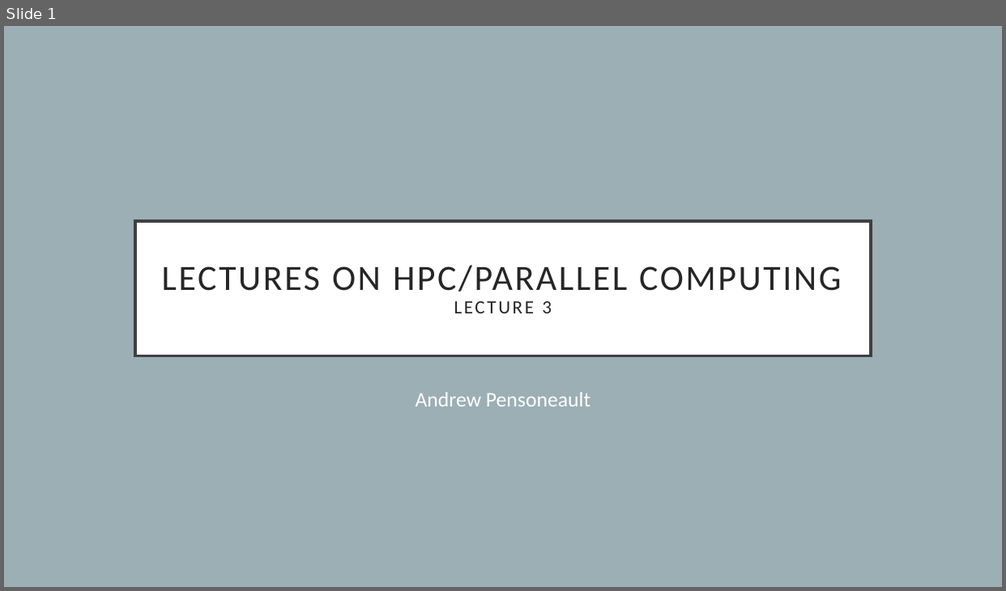
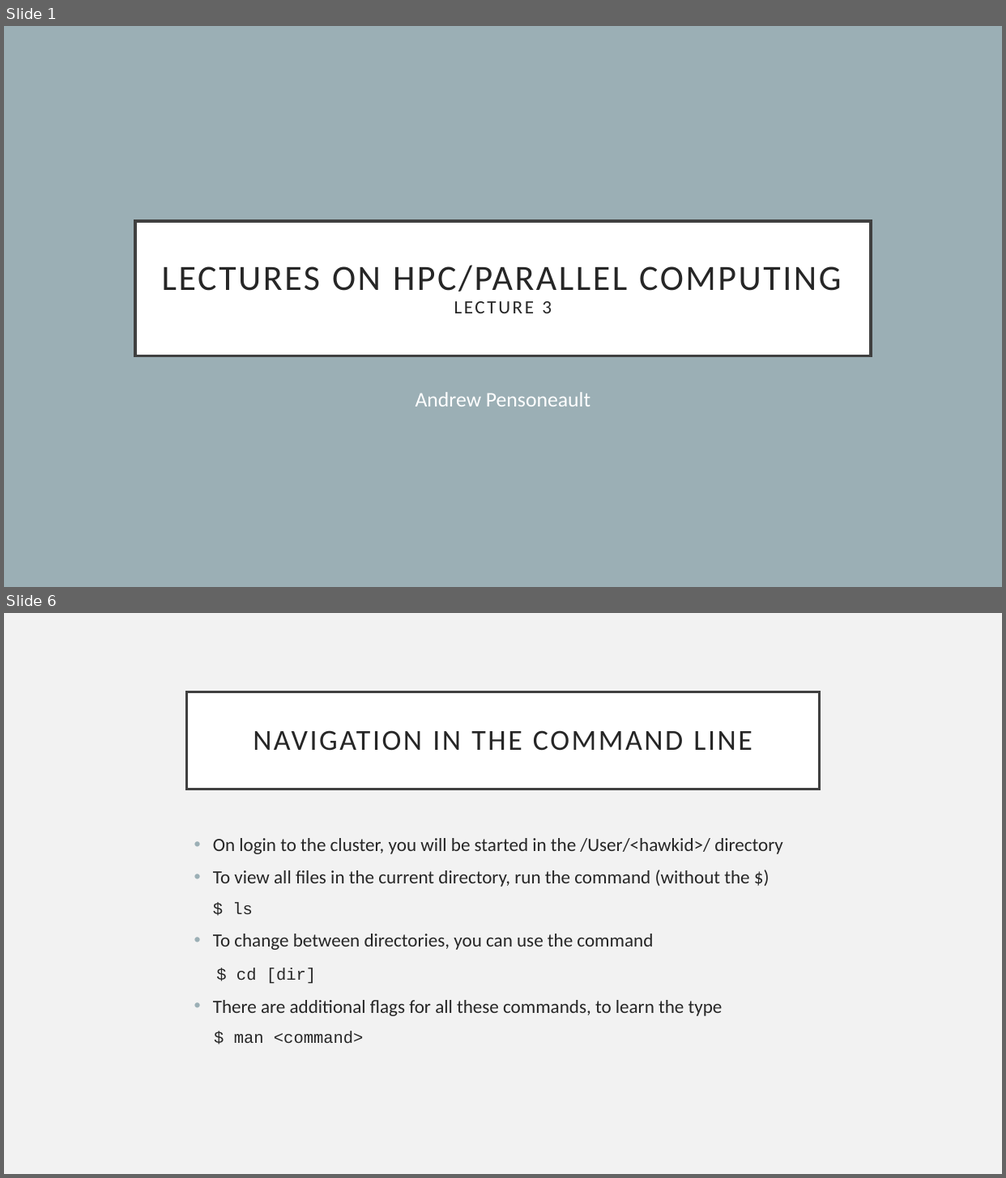
Before and after one commit to Andrewpensoneault/Intro-Parallel-Computing, a slide deck: Lectures/Lecture 3/lecture3.pptx. Shown one above the other, each under a label of ours: slide 1 before the commit, slides 1 and 6 after it; the slides between them are not shown. The pictures are 1006x591 and 1006x1178 pixels, drawn with LibreOffice and Linux fonts; fonts in the diff are those of the drawing. Boxes give left, top, right and bottom in pixels: in the first picture for what was removed or moved away, otherwise in the second. Text is boxed around its words. In the diff, an @@ line names an element or a change of style, - is before the commit and + after.

```diff
--- a/Lectures/Lecture 3/lecture3.pptx
+++ b/Lectures/Lecture 3/lecture3.pptx
@@ slide 6 added at bbox=[4, 613, 1002, 1174], background #F2F2F2 @@
@@ title added at bbox=[187, 692, 819, 789], fill #FFFFFF, outline #404040 2.5 pt, 28 pt, text #262626 @@
+NAVIGATION IN THE COMMAND LINE
@@ text added at bbox=[213, 838, 783, 1044], 18 pt, text #262626 @@
+• On login to the cluster, you will be started in the /User/<hawkid>/ directory
+• To view all files in the current directory, run the command (without the $)
+  $ ls
+• To change between directories, you can use the command
+$ cd [dir]
+• There are additional flags for all these commands, to learn the type
+$ man <command>
```
Also in this commit, not shown: 1 slide changed, 9 other slides added, 1 slide removed.
